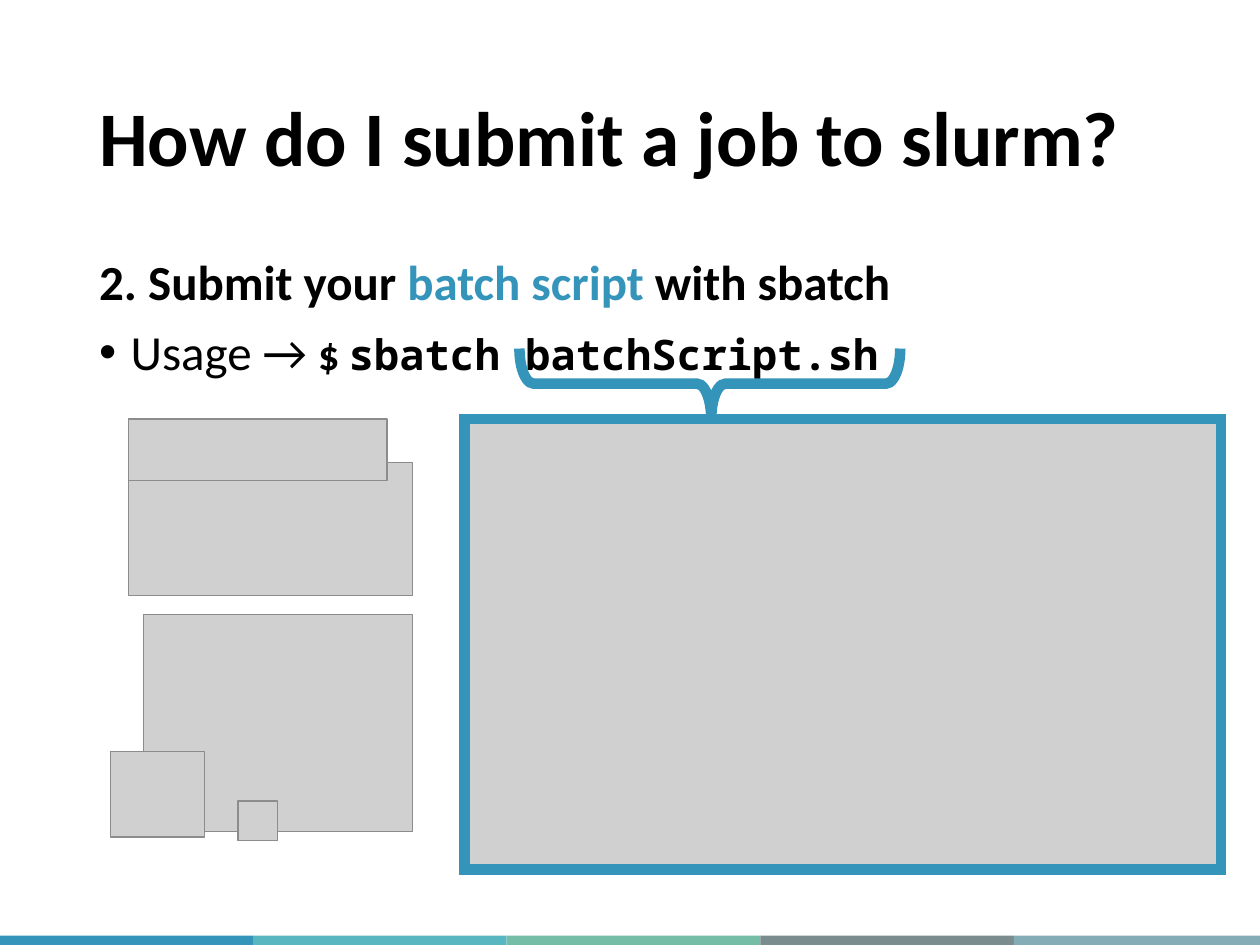
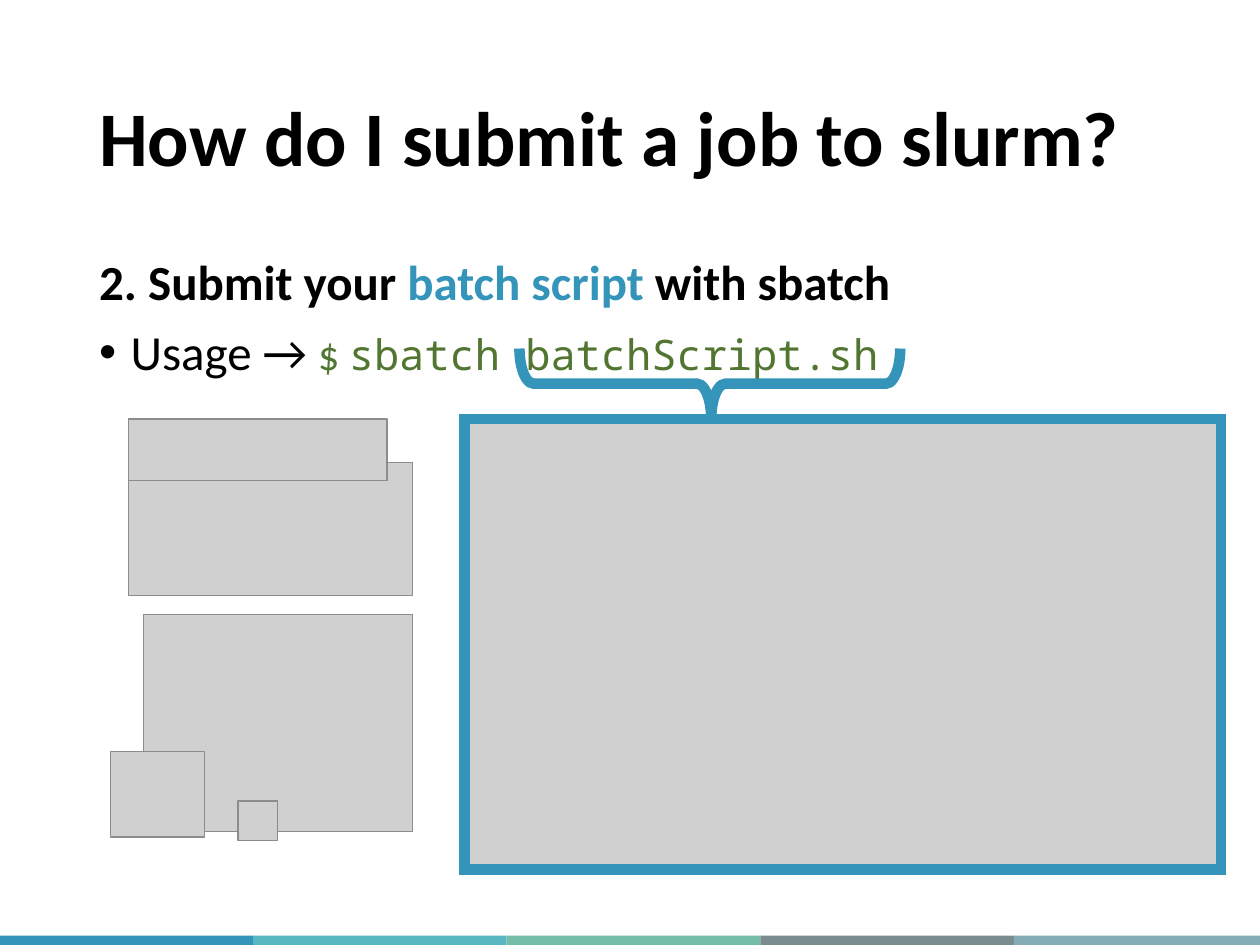
Before and after one commit to megan-ng/IntroToHighPerformanceComputing, a slide deck: slide 29 of Slides/IntroToHPCWorkshop.pptx. Drawn at 1260x945 pixels with LibreOffice and Linux fonts; fonts in the diff are those of the drawing; grey boxes stand for pictures; background and template pictures are left out. Boxes give left, top, right and bottom in pixels: in the first picture for what was removed or moved away, otherwise in the second. Text is boxed around its words. In the diff, an @@ line names an element or a change of style, - is before the commit and + after.

```diff
--- a/Slides/IntroToHPCWorkshop.pptx
+++ b/Slides/IntroToHPCWorkshop.pptx
@@ text at [131,338,878,382]: text colour #000000 to #527631, bold off in "$ sbatch batchScript.sh" @@
```
Also in this commit, not shown: 7 other slides changed, 3 other files.
